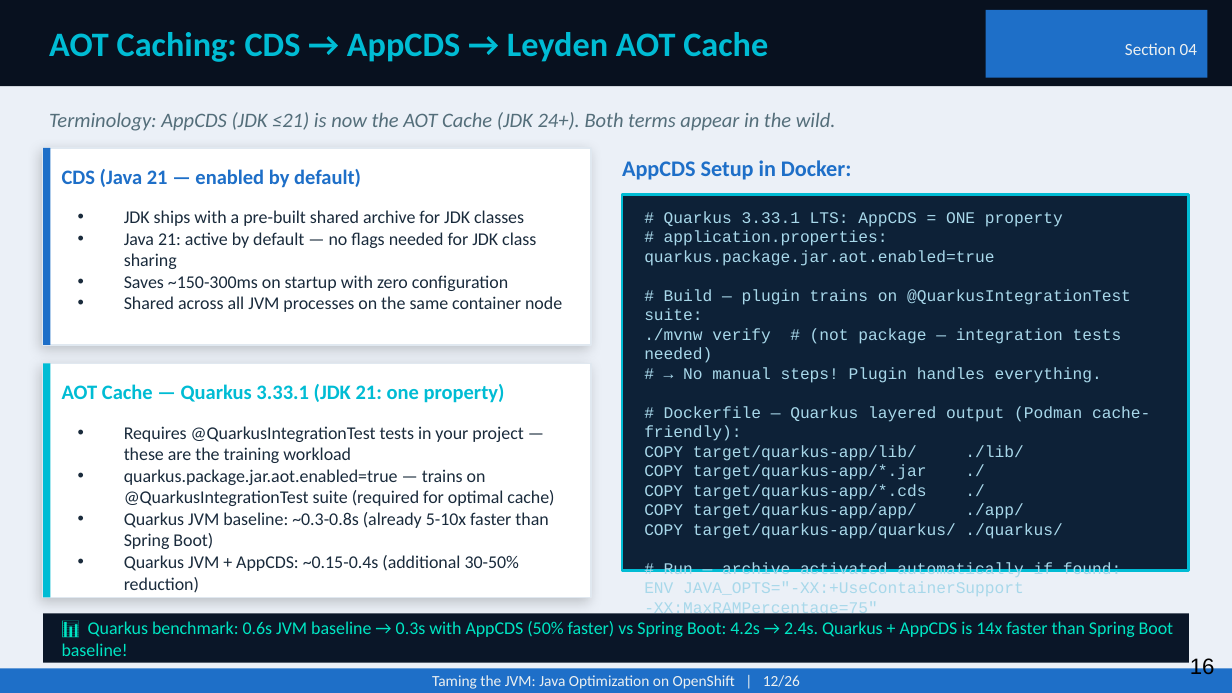
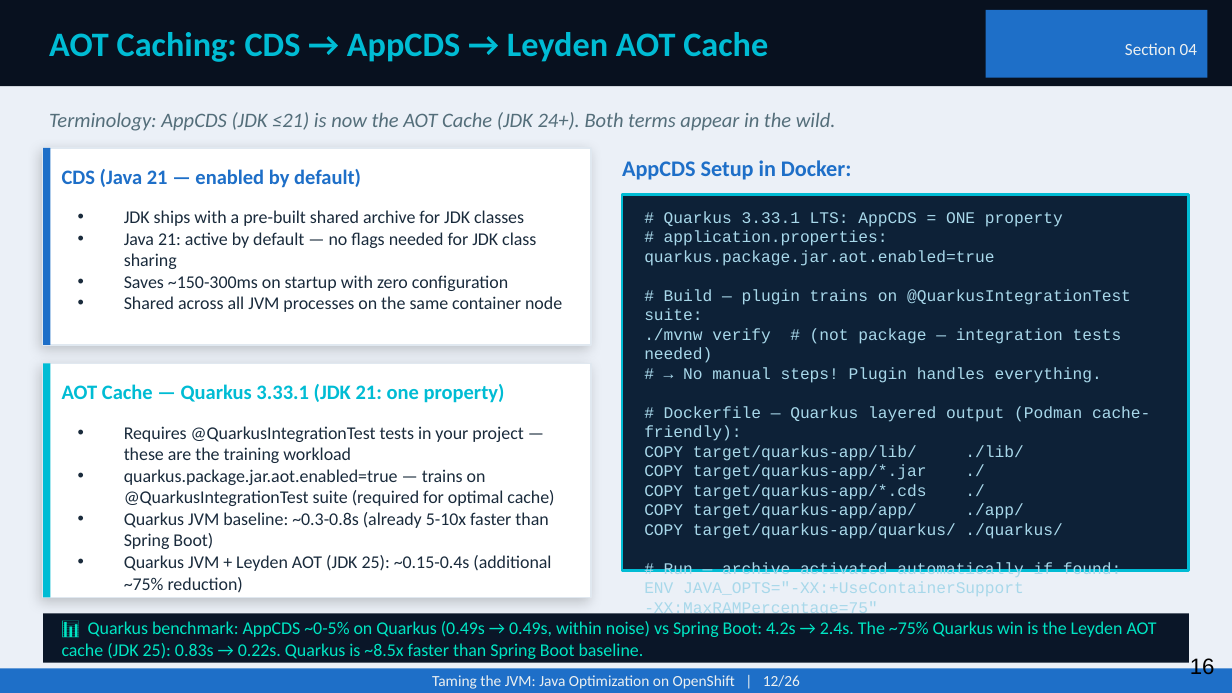
Before and after one commit to patterncatalyst/quarkus-optimization, a slide deck: slide 16 of presentation/optimizing-quarkus-on-kubernetes.pptx. Drawn at 1232x693 pixels with LibreOffice and Linux fonts; fonts in the diff are those of the drawing. Boxes give left, top, right and bottom in pixels: in the first picture for what was removed or moved away, otherwise in the second. Text is boxed around its words. In the diff, an @@ line names an element or a change of style, - is before the commit and + after.

```diff
--- a/presentation/optimizing-quarkus-on-kubernetes.pptx
+++ b/presentation/optimizing-quarkus-on-kubernetes.pptx
@@ text at [124,555,551,592]: text changed @@
-• Quarkus JVM + AppCDS: ~0.15-0.4s (additional 30-50% reduction)
+• Quarkus JVM + Leyden AOT (JDK 25): ~0.15-0.4s (additional ~75% reduction)
@@ text at [62,621,1157,659]: text changed @@
-📊 Quarkus benchmark: 0.6s JVM baseline → 0.3s with AppCDS (50% faster) vs Spring Boot: 4.2s → 2.4s. Quarkus + AppCDS is 14x faster than Spring Boot baseline!
+📊 Quarkus benchmark: AppCDS ~0-5% on Quarkus (0.49s → 0.49s, within noise) vs Spring Boot: 4.2s → 2.4s. The ~75% Quarkus win is the Leyden AOT cache (JDK 25): 0.83s → 0.22s. Quarkus is ~8.5x faster than Spring Boot baseline.
```
Also in this commit, not shown: 10 other slides changed, 1 other file.
